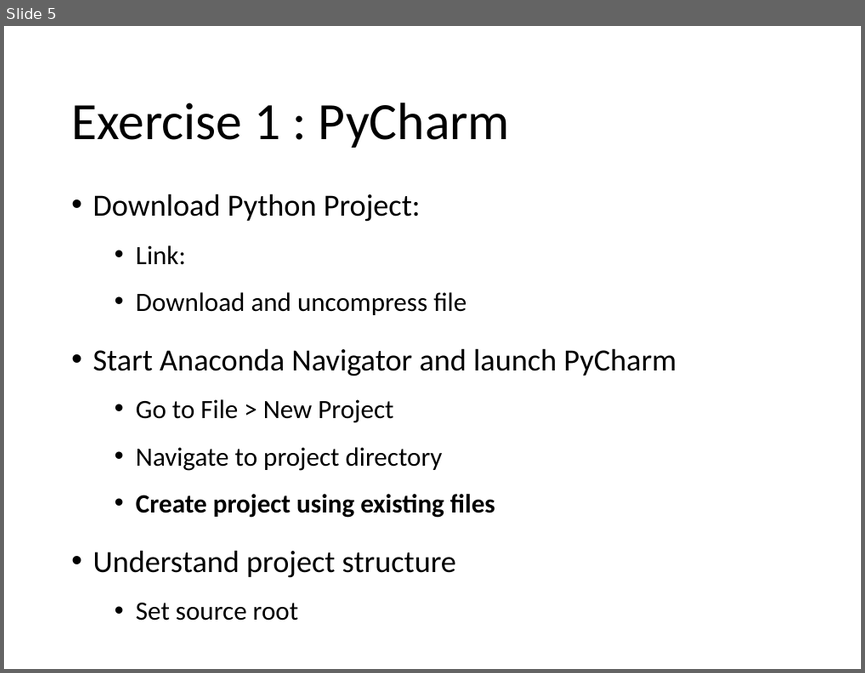
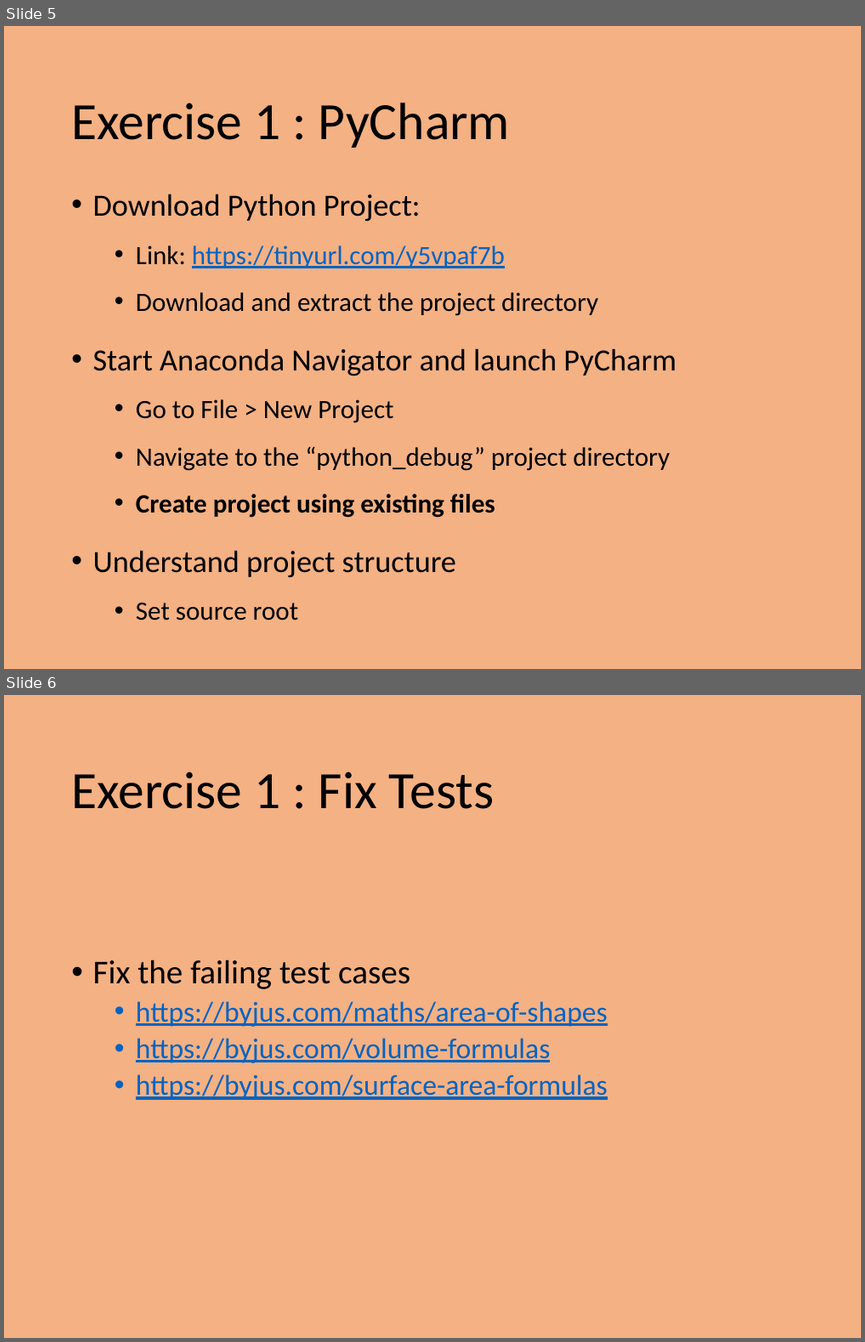
Before and after one commit to PrincetonUniversity/intro_debugging, a slide deck: 01_overview/Introduction_To_Debugging.pptx. Shown one above the other, each under a label of ours: slide 5 before the commit, slides 5 and 6 after it. The pictures are 865x673 and 865x1342 pixels, drawn with LibreOffice and Linux fonts; fonts in the diff are those of the drawing. Boxes give left, top, right and bottom in pixels: in the first picture for what was removed or moved away, otherwise in the second. Text is boxed around its words. In the diff, an @@ line names an element or a change of style, - is before the commit and + after.

```diff
--- a/01_overview/Introduction_To_Debugging.pptx
+++ b/01_overview/Introduction_To_Debugging.pptx
@@ slide 6 added at box(4, 695, 861, 1338), background #F4B183 @@
@@ title added at box(71, 771, 494, 809), 44 pt, text #000000 @@
+Exercise 1 : Fix Tests
@@ text added at box(93, 959, 608, 1100), 24 pt, text #0563C1, underline @@
+• Fix the failing test cases
+  • https://byjus.com/maths/area-of-shapes
+  • https://byjus.com/volume-formulas
+  • https://byjus.com/surface-area-formulas
@@ slide 5 changed as well @@
@@ background #FFFFFF to #F4B183 @@
@@ text at box(136, 245, 598, 316): text changed @@
-  • Link:
-  • Download and uncompress file
+  • Link: https://tinyurl.com/y5vpaf7b
+  • Download and extract the project directory
@@ text at box(136, 446, 670, 471): text changed @@
-  • Navigate to project directory
+  • Navigate to the “python_debug” project directory
```
Also in this commit, not shown: 5 other slides changed, 3 other slides added, 1 slide removed, 10 other files.
